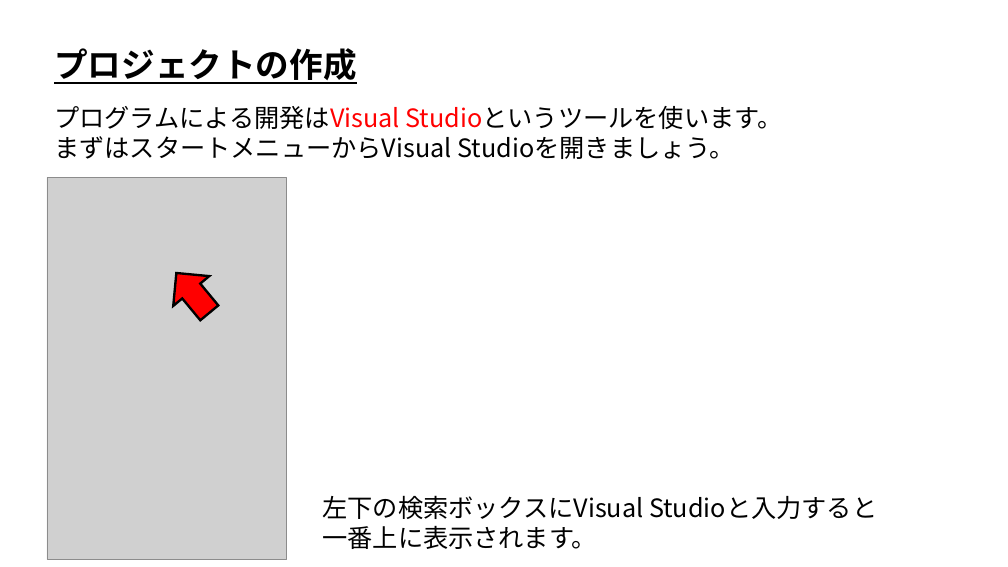
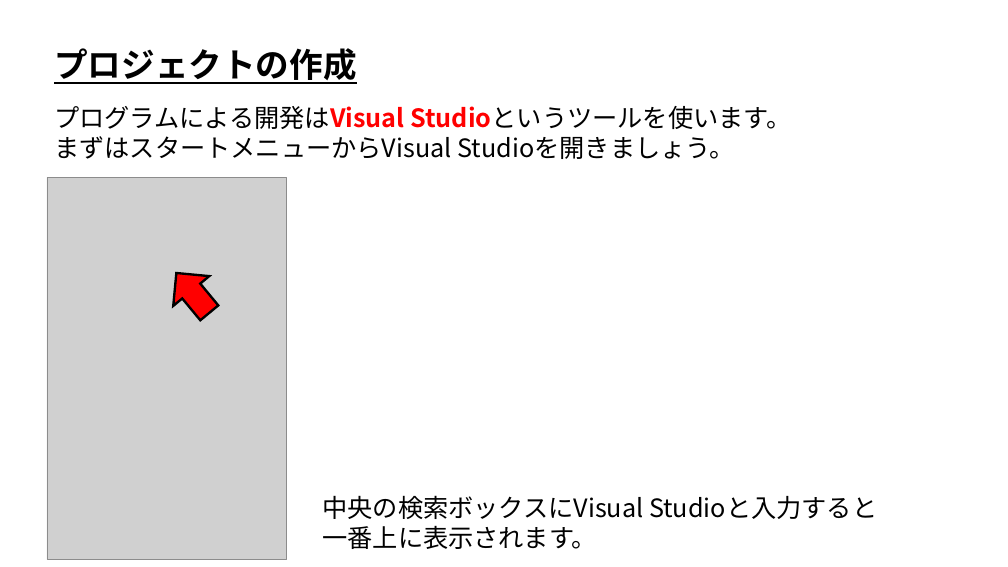
Before and after one commit to ArakiYusuke-Ohara/Textbook, a slide deck: slide 1 of ゲーム科1年/00_前期/プログラミングⅠ/01_プロジェクト作成.pptx. Drawn at 1008x567 pixels with LibreOffice and Linux fonts; fonts in the diff are those of the drawing; grey boxes stand for pictures. Boxes give left, top, right and bottom in pixels: in the first picture for what was removed or moved away, otherwise in the second. Text is boxed around its words. In the diff, an @@ line names an element or a change of style, - is before the commit and + after.

Commit message:
プログラミング系のスライド微修正

```diff
--- a/ゲーム科1年/00_前期/プログラミングⅠ/01_プロジェクト作成.pptx
+++ b/ゲーム科1年/00_前期/プログラミングⅠ/01_プロジェクト作成.pptx
@@ text at [54, 106, 791, 129]: bold on in "プログラムによる開発はVisual Studioというツールを使います。" @@
@@ text at [322, 495, 877, 519]: text changed @@
-左下の検索ボックスにVisual Studioと入力すると
+中央の検索ボックスにVisual Studioと入力すると
```
Also in this commit, not shown: 2 other slides changed, 10 other files.
